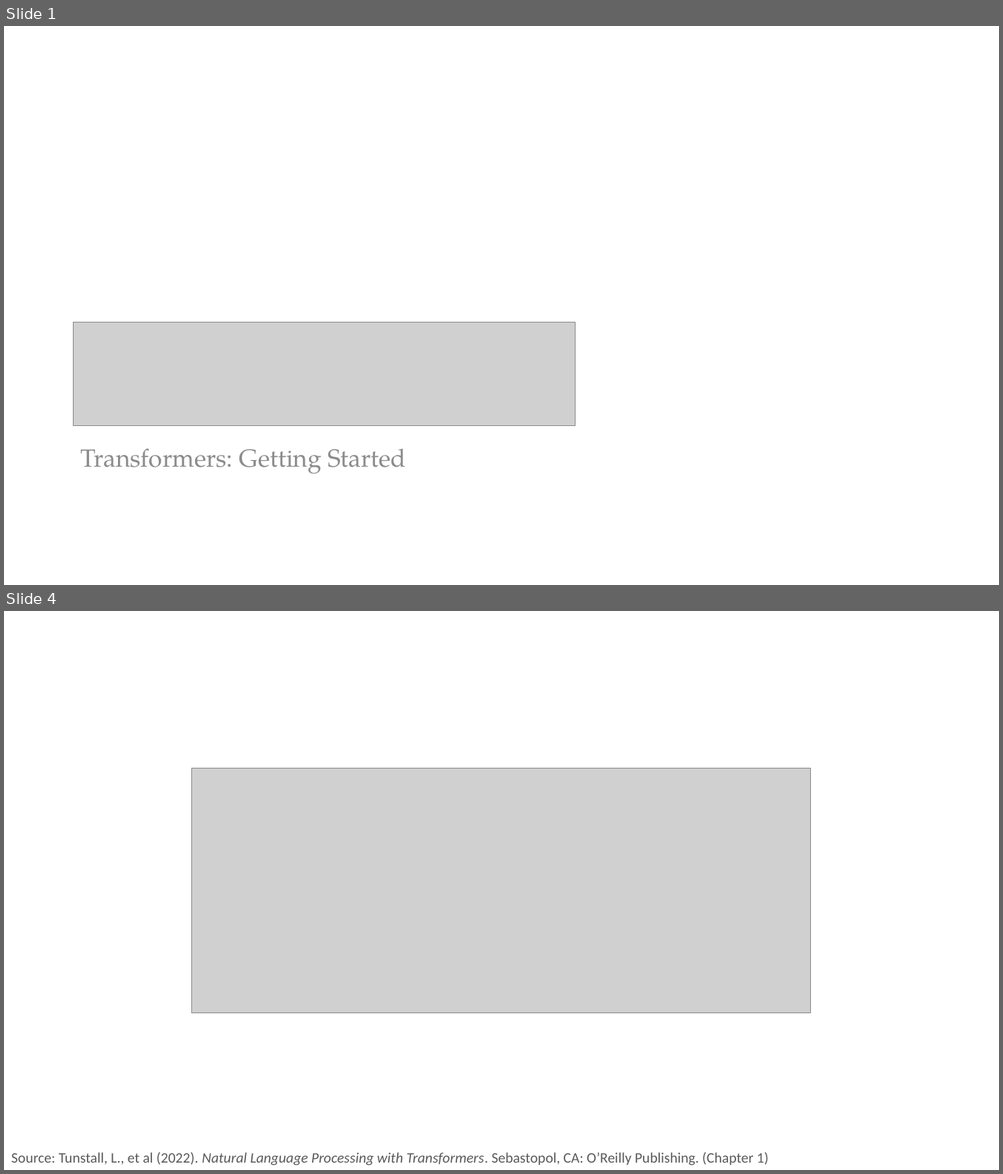
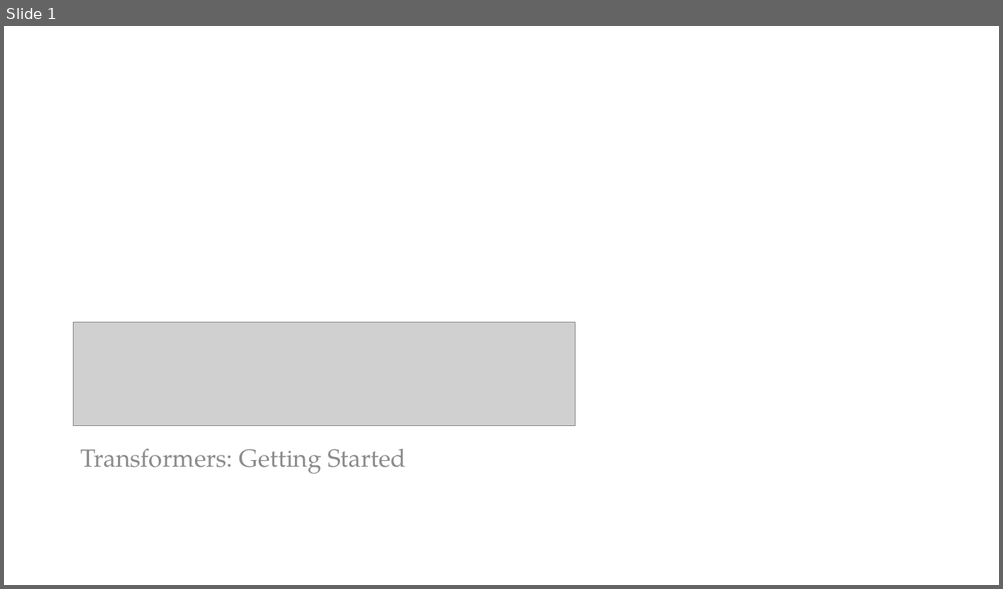
Before and after one commit to PracticumAI/transformers, a slide deck: presentations/01_transformers_intro.pptx. Shown one above the other, each under a label of ours: slides 1 and 4 before the commit, slide 1 after it; the slides between them are not shown. The pictures are 1003x1174 and 1003x589 pixels, drawn with LibreOffice and Linux fonts; fonts in the diff are those of the drawing; grey boxes stand for pictures. Boxes give left, top, right and bottom in pixels: in the first picture for what was removed or moved away, otherwise in the second. Text is boxed around its words. In the diff, an @@ line names an element or a change of style, - is before the commit and + after.

```diff
--- a/presentations/01_transformers_intro.pptx
+++ b/presentations/01_transformers_intro.pptx
@@ slide 4 removed at box(4, 611, 999, 1170), background #FFFFFF @@
@@ picture removed at box(192, 769, 811, 1014) @@
@@ text removed at box(11, 1153, 768, 1166) @@
-Source: Tunstall, L., et al (2022). Natural Language Processing with Transformers. Sebastopol, CA: O’Reilly Publishing. (Chapter 1)
```
Also in this commit, not shown: 1 slide changed, 5 slides added, 6 other slides removed, 2 other files.
